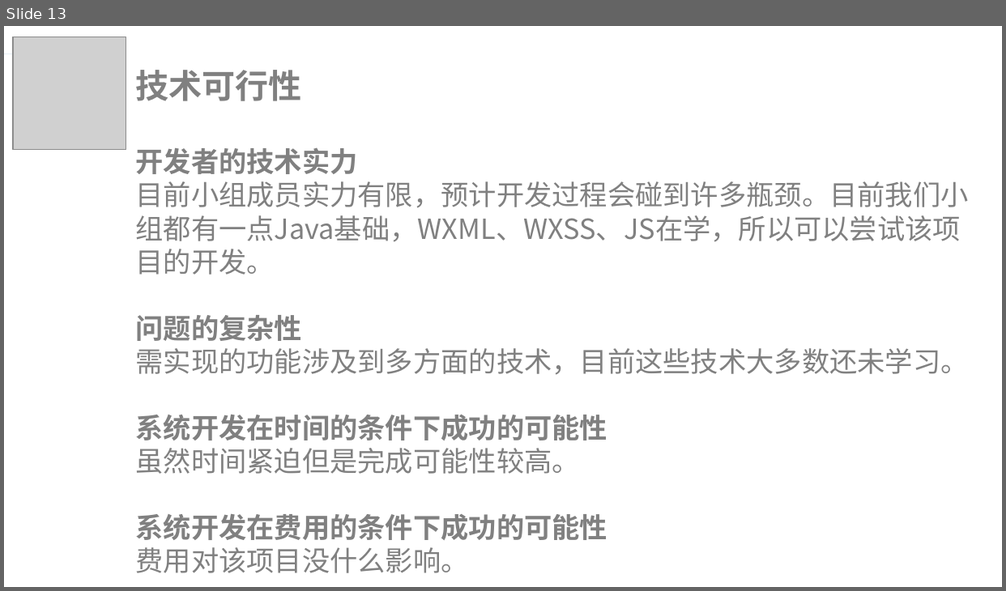
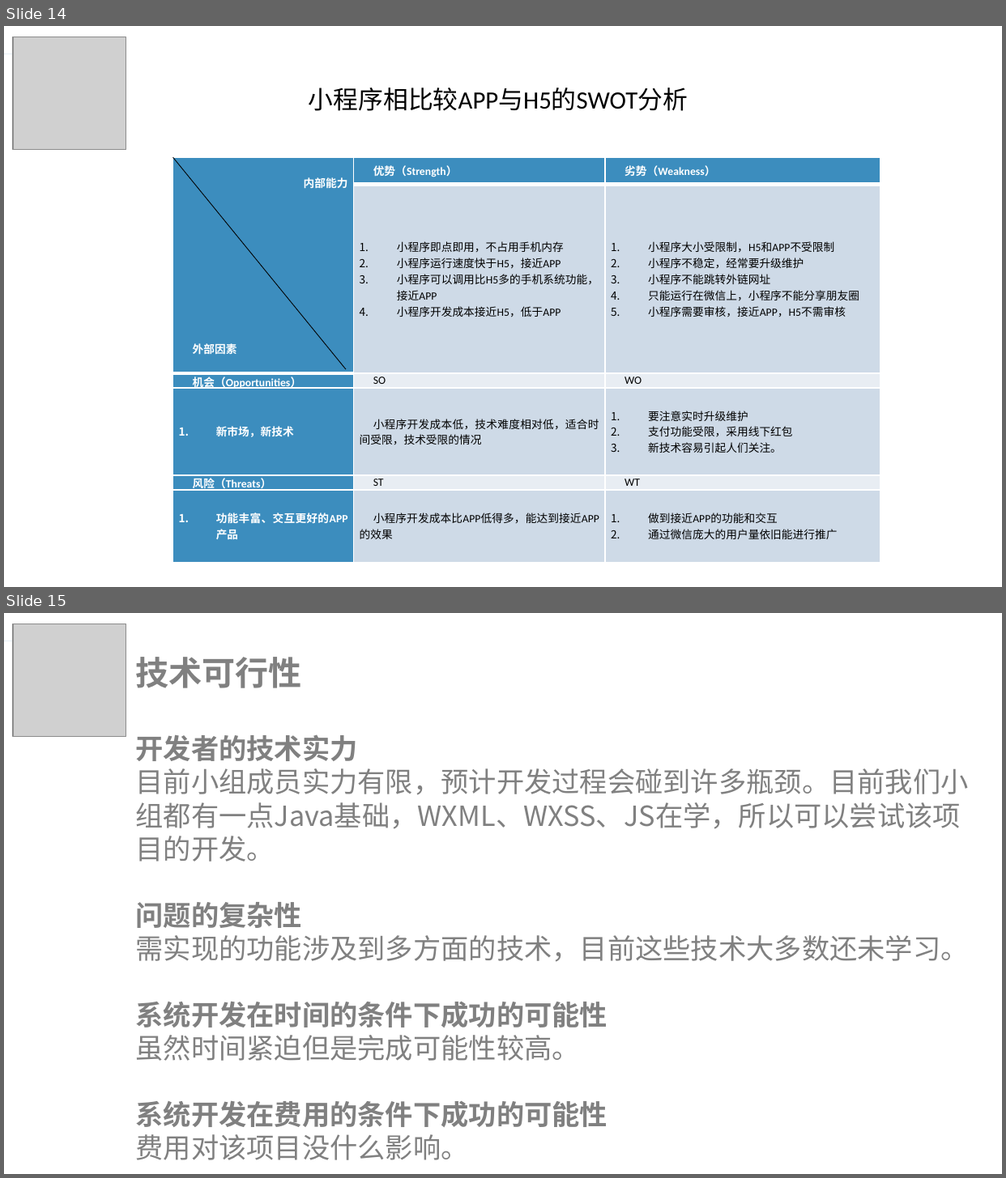
Before and after one commit to lorenzoyoung/ZUCC-Lazy-Bone, a slide deck: 评审PPT/项目计划/ZUCCLazyBone项目计划.pptx. Shown one above the other, each under a label of ours: slide 13 before the commit, slides 14 and 15 after it. The pictures are 1006x591 and 1006x1178 pixels, drawn with LibreOffice and Linux fonts; fonts in the diff are those of the drawing; grey boxes stand for pictures. Boxes give left, top, right and bottom in pixels: in the first picture for what was removed or moved away, otherwise in the second. Text is boxed around its words. In the diff, an @@ line names an element or a change of style, - is before the commit and + after.

Commit message:
update 0330
21:55:13 完成本周工作

```diff
--- a/评审PPT/项目计划/ZUCCLazyBone项目计划.pptx
+++ b/评审PPT/项目计划/ZUCCLazyBone项目计划.pptx
@@ slide 14 added at (4, 26, 1002, 587), background #FFFFFF; not listed: 2 template elements that a slide beside it also shows @@
@@ picture added at (13, 37, 126, 150) @@
@@ rectangle added at (4, 54, 172, 109), fill #FFFFFF @@
@@ text added at (309, 88, 688, 111), 18 pt, text #000000 @@
+小程序相比较APP与H5的SWOT分析
@@ table added at (172, 158, 880, 563), 6 rows, 3 columns @@
+内部能力 / 外部因素 | 优势（Strength） | 劣势（Weakness）
+ | 小程序即点即用，不占用手机内存 / 小程序运行速度快于H5，接近APP / 小程序可以调用比H5多的手机系统功能，接近APP / 小程序开发成本接近H5，低于APP | 小程序大小受限制，H5和APP不受限制 / 小程序不稳定，经常要升级维护 / 小程序不能跳转外链网址 / 只能运行在微信上，小程序不能分享朋友圈 / 小程序需要审核，接近APP，H5不需审核
+机会（Opportunities） | SO | WO
+新市场，新技术 | 小程序开发成本低，技术难度相对低，适合时间受限，技术受限的情况 | 要注意实时升级维护 / 支付功能受限，采用线下红包 / 新技术容易引起人们关注。
+风险（Threats） | ST | WT
+功能丰富、交互更好的APP产品 | 小程序开发成本比APP低得多，能达到接近APP的效果 | 做到接近APP的功能和交互 / 通过微信庞大的用户量依旧能进行推广
@@ line added from (172, 158) to (347, 369), #000000 0.5 pt @@
@@ what was slide 13 is now slide 15 @@
```
Also in this commit, not shown: 6 slides changed, 1 other slide added, 18 other files.
